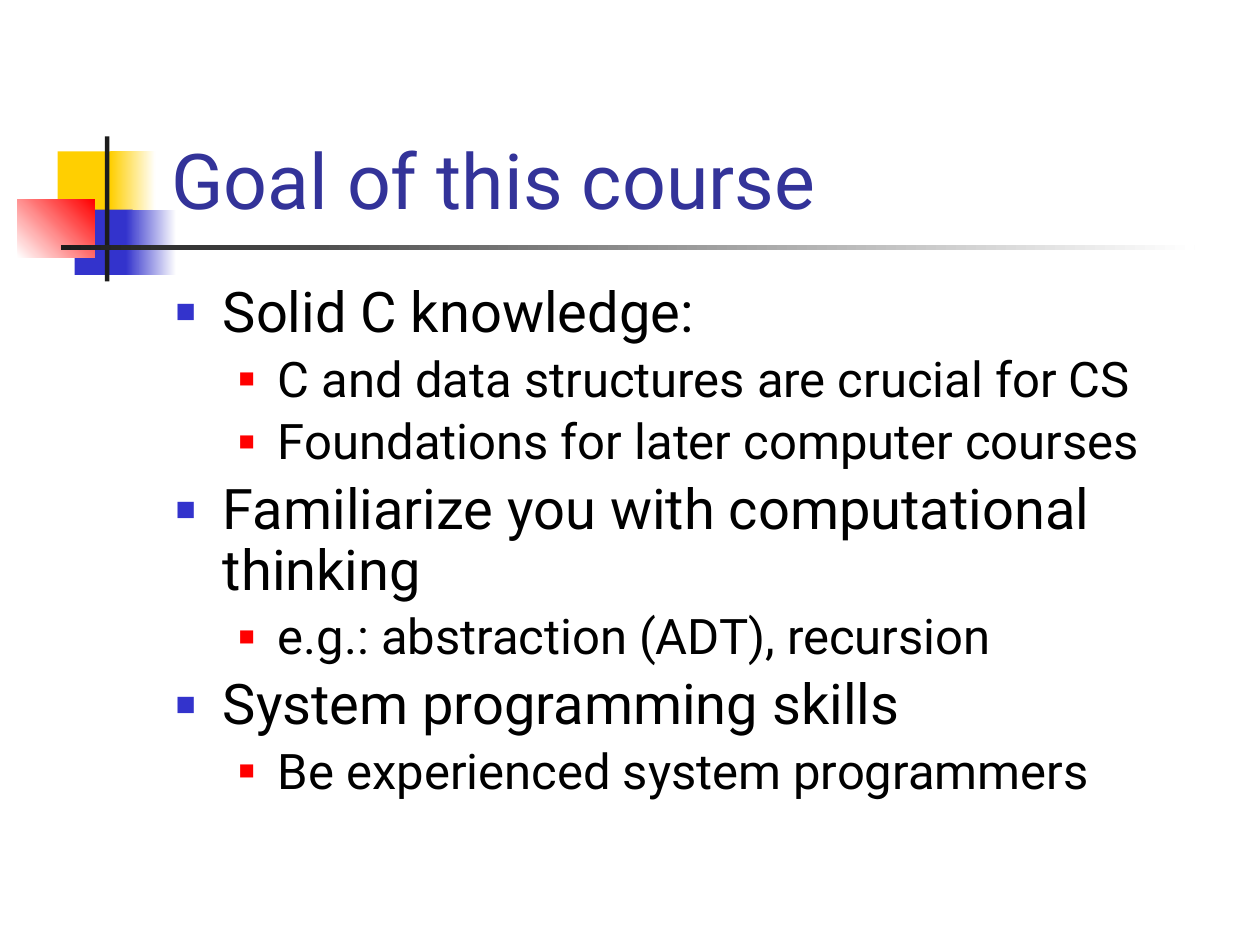
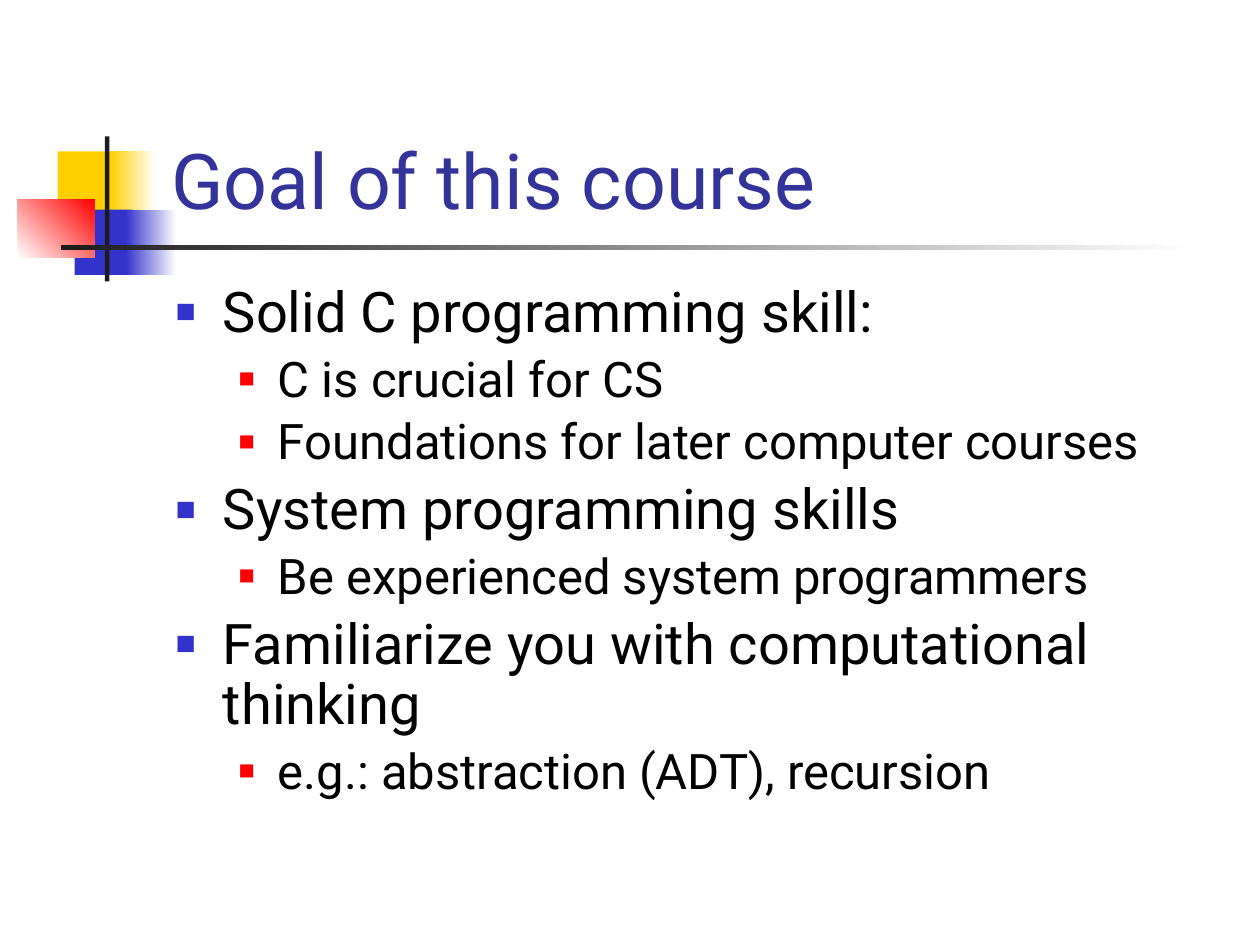
Before and after one commit to csslab-ustc/csslab-ustc.github.io, a slide deck: slide 7 of courses/sysprog/slides/lec01-overview.pptx (slide 6 before the commit). Drawn at 1260x945 pixels with LibreOffice and Linux fonts; fonts in the diff are those of the drawing. Boxes give left, top, right and bottom in pixels: in the first picture for what was removed or moved away, otherwise in the second. Text is boxed around its words. In the diff, an @@ line names an element or a change of style, - is before the commit and + after.

```diff
--- a/courses/sysprog/slides/lec01-overview.pptx
+++ b/courses/sysprog/slides/lec01-overview.pptx
@@ text at (223,290,873,398): text changed; size 28 to 32 pt @@
-■ Solid C knowledge:
-  ■ C and data structures are crucial for CS
+■ Solid C programming skill:
+  ■ C is crucial for CS
@@ text at (223,487,1088,605): paragraphs added @@
+■ System programming skills
+  ■ Be experienced system programmers
@@ text at (223,682,1088,800): paragraphs removed @@
-■ System programming skills
-  ■ Be experienced system programmers
```
Also in this commit, not shown: 9 other slides changed, 2 slides added, 1 slide removed, 28 other files.
